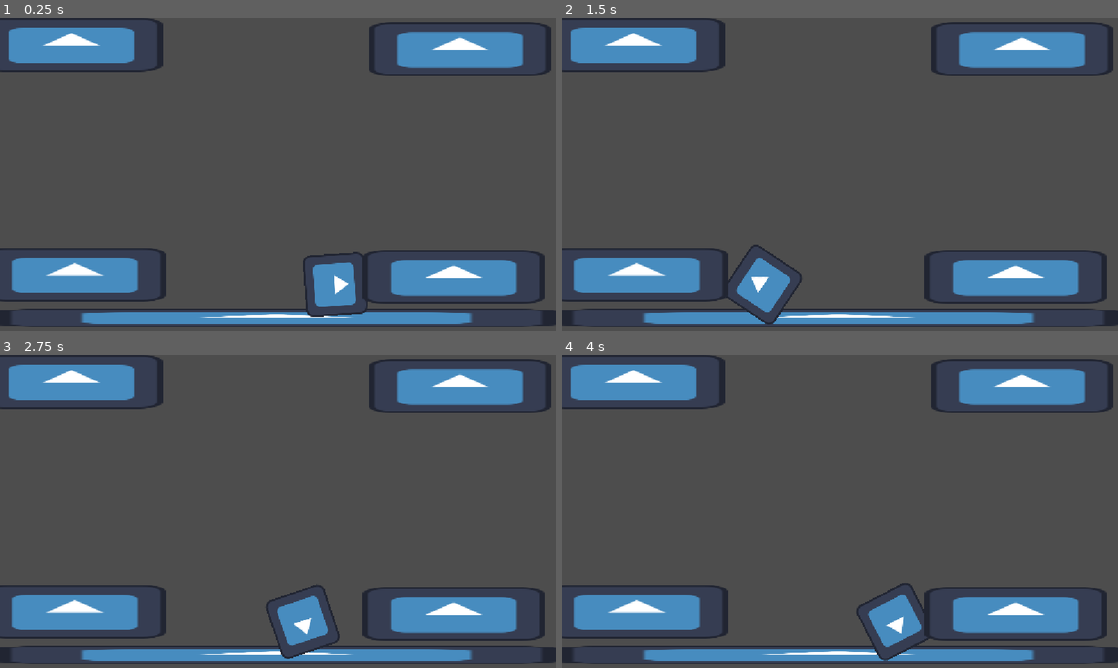
Above: before the commit, frames 1-4 (two rows, left to right).
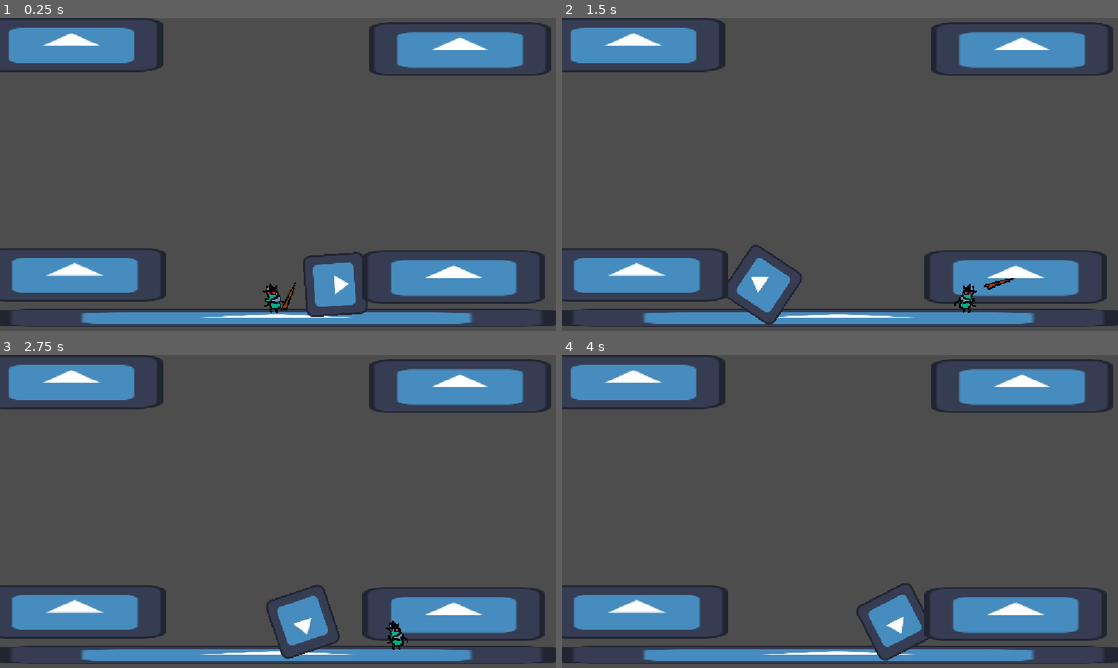
Above: after the commit, the same moments.

Repository: EthanGrane/Jamopithecus
Game: Godot game, scene res://GAME/Player/TEST.tscn
The game is run twice, just before and just after one commit, with the same random seed, the same clock (stepped at 60 frames per second) and the same inputs. The engine's default icon, where the game draws it, is replaced by a stand-in: a white triangle on a blue panel in a dark square.
Inputs:
- Up to frame 1 (0.25 s): no input
- Up to frame 2 (1.5 s): hold D (Right) from 0.53 s (still down); tap Space (Lanzar) at 0.6, 1.35 s; tap W (Salto) at 0.77 s
- Up to frame 3 (2.75 s): tap W (Salto) at 1.52 s; release D (Right) at 2.03 s; hold A (Left) from 2.03 s (still down); tap Space (Lanzar) at 2.1 s
- Up to frame 4 (4 s): release A (Left) at 2.78 s; hold D (Right) from 2.78 s (still down); tap Space (Lanzar) at 2.85, 3.6 s; tap W (Salto) at 3.02, 3.77 s

The runs differ from the first frame. In frame 1, 0.3% of the frame differs, in the area x 47-54%, y 84-95%; in frame 2, 0.3%, in the area x 70-82%, y 83-95%; in frame 3, 0.2%; in frame 4, nothing differs.

Commit message:
Flip_h_added

Diff:
--- a/GAME/Player/Player_movement.gd
+++ b/GAME/Player/Player_movement.gd
@@ -100,7 +100,10 @@
 
 	var acelera = aceleracion_suelo if is_on_floor() else aceleracion_aire
 	var frena = frenada_suelo if is_on_floor() else frenada_aire
-
+	if velocity.x > 0.0:
+		$Sprite2D.flip_h = true
+	else:
+		$Sprite2D.flip_h = false
 	if direccion != 0.0:
 		velocity.x = move_toward(velocity.x, direccion * velocidad, acelera * delta)
 	else:
--- a/GAME/Player/TEST.tscn
+++ b/GAME/Player/TEST.tscn
@@ -3,6 +3,7 @@
 [ext_resource type="Texture2D" uid="uid://rria5cuqhsaq" path="res://icon.svg" id="1_p8y83"]
 [ext_resource type="PackedScene" uid="uid://e7ibnnthjk0k" path="res://GAME/Boss1/boos_1.tscn" id="2_p8y83"]
 [ext_resource type="PackedScene" uid="uid://bj6ortxtfsb0q" path="res://GAME/Boss1/pipe.tscn" id="3_ke4op"]
+[ext_resource type="PackedScene" uid="uid://k005808lh4vg" path="res://GAME/Player/Player.tscn" id="4_7h650"]
 
 [sub_resource type="RectangleShape2D" id="RectangleShape2D_5sv2w"]
 size = Vector2(1180.5, 21.5)
@@ -45,3 +46,6 @@
 position = Vector2(763, 493)
 pipe_n = 4
 area_position = Vector2(250, 0)
+
+[node name="Mosca" parent="." unique_id=1289701118 instance=ExtResource("4_7h650")]
+position = Vector2(570, 506)
